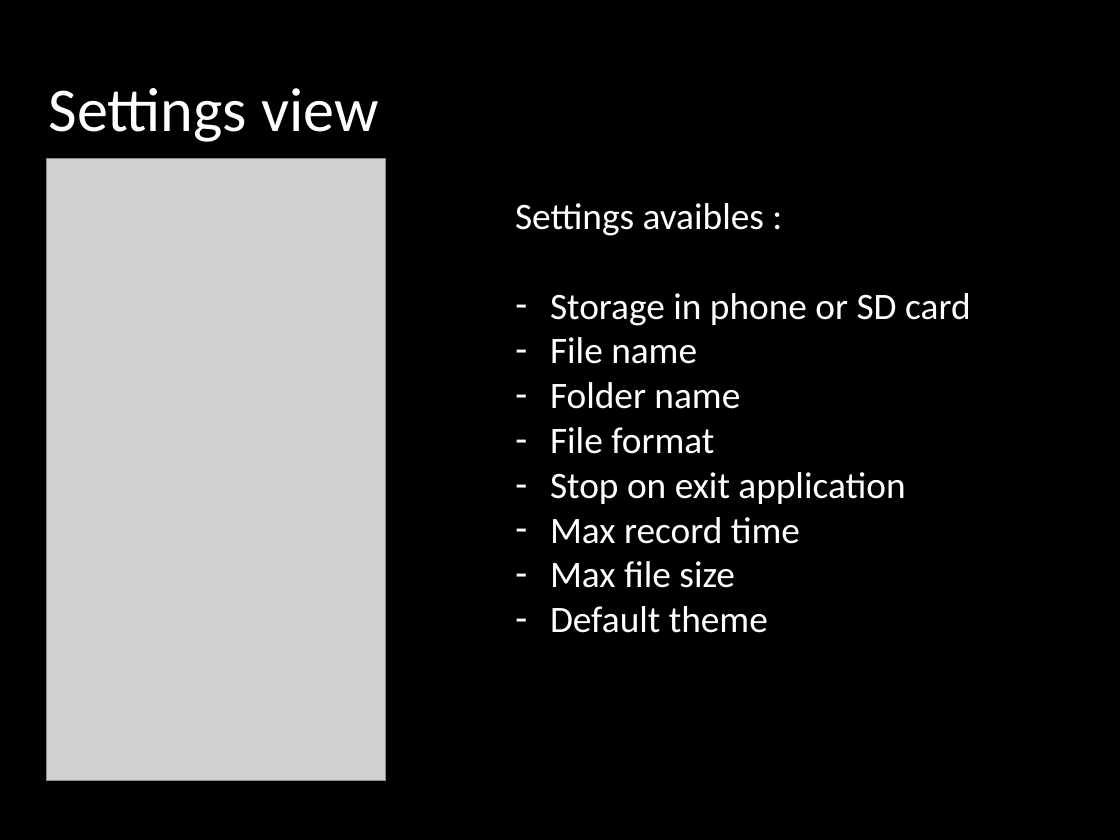
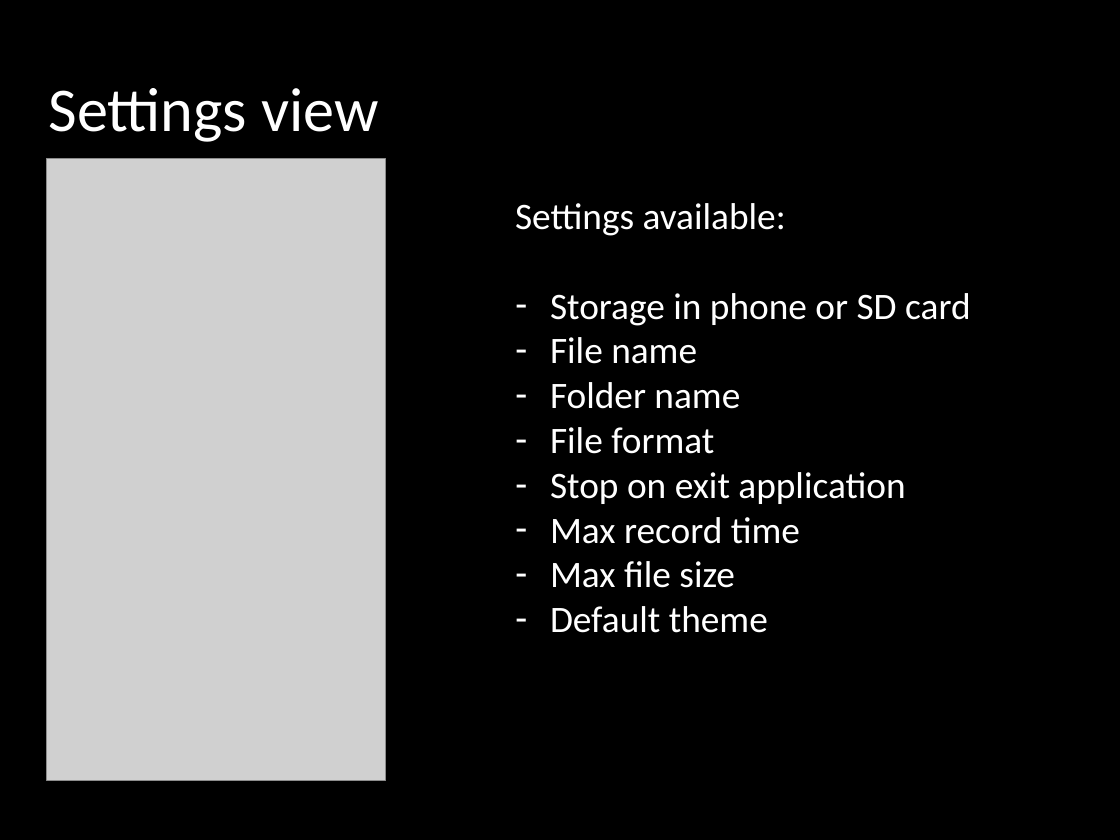
Before and after one commit to vayan/voicebox, a slide deck: slide 5 of Docs/VoiceBox_final_presentation.pptx. Drawn at 1120x840 pixels with LibreOffice and Linux fonts; fonts in the diff are those of the drawing; grey boxes stand for pictures; background and template pictures are left out. Boxes give left, top, right and bottom in pixels: in the first picture for what was removed or moved away, otherwise in the second. Text is boxed around its words. In the diff, an @@ line names an element or a change of style, - is before the commit and + after.

```diff
--- a/Docs/VoiceBox_final_presentation.pptx
+++ b/Docs/VoiceBox_final_presentation.pptx
@@ text at bbox=[515, 203, 786, 236]: text changed @@
-Settings avaibles :
+Settings available:
```
Also in this commit, not shown: 4 other slides changed, 4 other files.
